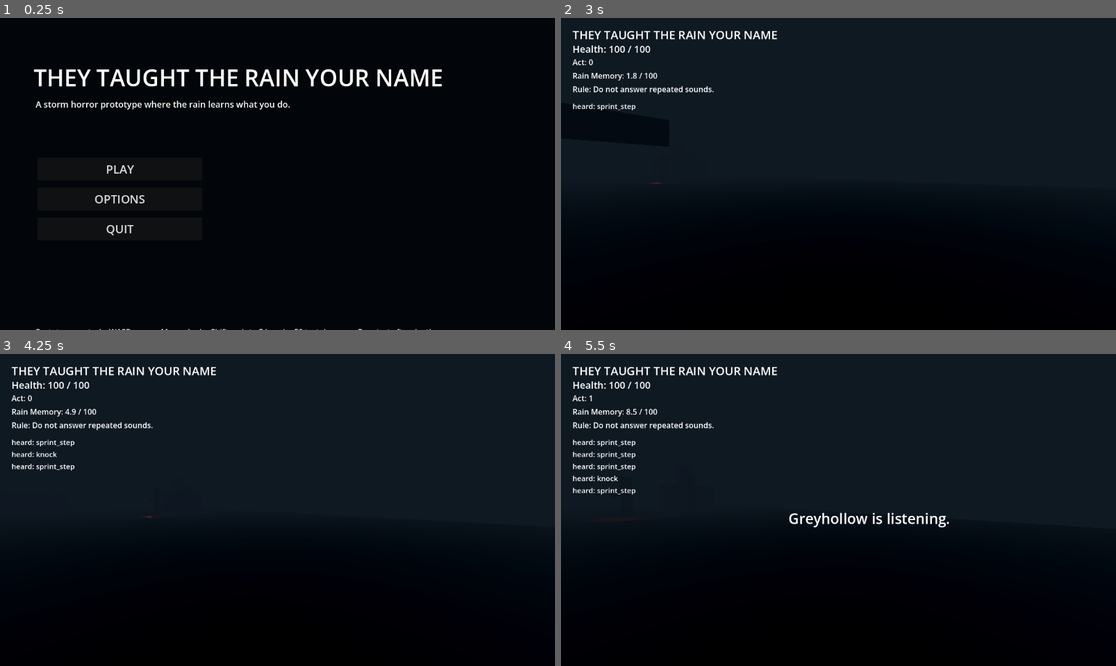
Above: before the commit, frames 1-4 (two rows, left to right).
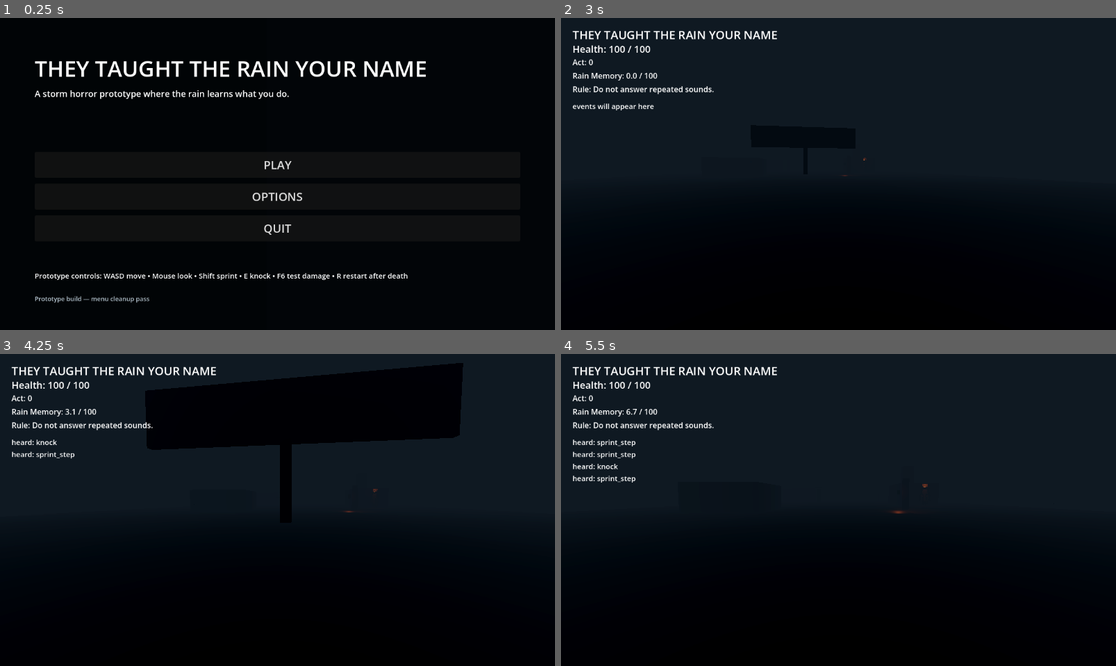
Above: after the commit, the same moments.

Repository: Aladhar/Game
Game: Godot game, scene res://scenes/main/main_menu.tscn
Two runs of this game, one before a commit and one after it. Both use one fixed random seed, a clock stepped at 60 frames per second and the inputs below.
Inputs (mouse positions are in pixels of both pictures, inside the frame that each line leads up to):
- Up to frame 1 (0.25 s): no input
- Up to frame 2 (3 s): click "OPTIONS" at 0.5 s; click "BACK" at 1.25 s; click "PLAY" at 2 s; tap Enter at 2.75 s; move the mouse to (866, 174) at 2.77 s; hold W (move_forward) from 2.78 s (still down); hold Shift (sprint) from 2.78 s (still down)
- Up to frame 3 (4.25 s): keep holding W (move_forward); move the mouse to (249, 510) at 3.52 s; release Shift (sprint) at 3.53 s; tap E (interact) at 3.6 s; tap Shift (sprint) at 3.8 s
- Up to frame 4 (5.5 s): keep holding W (move_forward); move the mouse to (849, 503) at 4.27 s; hold Shift (sprint) 4.28-5.03 s; move the mouse to (832, 516) at 5.02 s; tap Shift (sprint) at 5.1 s

The runs differ from the first frame. In frame 1, 5.3% of the frame differs, in the area x 6-80%, y 13-100%; in frame 2, 0.2%; in frame 3, 13%, in the area x 2-84%, y 2-53%; in frame 4, 0.8%.

Commit message:
Bell Saint v2 Blockout Patch

Diff:
--- a/they-taught-the-rain-your-name/scenes/enemies/bell_saint.tscn
+++ b/they-taught-the-rain-your-name/scenes/enemies/bell_saint.tscn
@@ -1,29 +1,43 @@
 [gd_scene load_steps=4 format=3]
 
-[ext_resource type="Script" path="res://scripts/enemies/ritual_enemy_placeholder.gd" id="1_script"]
+[ext_resource type="PackedScene" path="res://assets/models/enemies/bell_saint/bell_saint_v2_blockout.glb" id="1_model"]
+[ext_resource type="Script" path="res://scripts/enemies/bell_saint_controller.gd" id="2_script"]
 
+[sub_resource type="CapsuleShape3D" id="CapsuleShape3D_bell_saint"]
+radius = 0.65
+height = 3.75
 
-[sub_resource type="StandardMaterial3D" id="MatEnemy"]
-albedo_color = Color(0.03, 0.032, 0.038, 1)
-roughness = 0.92
+[node name="BellSaint" type="CharacterBody3D"]
+script = ExtResource("2_script")
+enemy_name = "Bell Saint v2"
 
-[sub_resource type="BoxMesh" id="BodyMesh"]
-size = Vector3(0.90, 4.20, 0.55)
+[node name="ModelRoot" type="Node3D" parent="."]
 
-[sub_resource type="BoxMesh" id="BellHeadMesh"]
-size = Vector3(1.4, 0.8, 0.9)
+[node name="BellSaintV2Blockout" parent="ModelRoot" instance=ExtResource("1_model")]
 
+[node name="CollisionShape3D" type="CollisionShape3D" parent="."]
+position = Vector3(0, 1.85, 0)
+shape = SubResource("CapsuleShape3D_bell_saint")
 
-[node name="BellSaint" type="Node3D"]
-script = ExtResource("1_script")
-enemy_name = "BellSaint"
+[node name="BellGlow" type="OmniLight3D" parent="."]
+position = Vector3(0, 3.15, -0.25)
+light_color = Color(1, 0.54, 0.22, 1)
+light_energy = 1.05
+omni_range = 5.5
 
-[node name="Body" type="MeshInstance3D" parent="."]
-position = Vector3(0, 2.10, 0)
-mesh = SubResource("BodyMesh")
-material_override = SubResource("MatEnemy")
+[node name="BellToneAudio" type="AudioStreamPlayer3D" parent="."]
+unit_size = 8.0
+max_distance = 48.0
 
-[node name="BellHead" type="MeshInstance3D" parent="."]
-position = Vector3(0, 4.65, 0)
-mesh = SubResource("BellHeadMesh")
-material_override = SubResource("MatEnemy")
+[node name="CopiedPrayerAudio" type="AudioStreamPlayer3D" parent="."]
+unit_size = 5.0
+max_distance = 36.0
+
+[node name="WeakPoint_BellHead" type="Marker3D" parent="."]
+position = Vector3(0, 3.25, -0.45)
+
+[node name="WeakPoint_BackBellRail" type="Marker3D" parent="."]
+position = Vector3(0, 3.25, 0.25)
+
+[node name="SoundOrigin" type="Marker3D" parent="."]
+position = Vector3(0, 3.05, -0.2)
--- a/they-taught-the-rain-your-name/scenes/main/main_menu.tscn
+++ b/they-taught-the-rain-your-name/scenes/main/main_menu.tscn
@@ -10,116 +10,153 @@
 script = ExtResource("1_menu")
 
 [node name="Background" type="ColorRect" parent="."]
-layout_mode = 0
-offset_left = 0.0
-offset_top = 0.0
-offset_right = 1280.0
-offset_bottom = 720.0
-color = Color(0.004, 0.007, 0.011, 1)
+layout_mode = 1
+anchors_preset = 15
+anchor_right = 1.0
+anchor_bottom = 1.0
+color = Color(0.002, 0.005, 0.008, 1)
 
-[node name="RainTint" type="ColorRect" parent="."]
-layout_mode = 0
-offset_left = 0.0
-offset_top = 0.0
-offset_right = 1280.0
-offset_bottom = 720.0
-color = Color(0.02, 0.05, 0.08, 0.35)
+[node name="StormTint" type="ColorRect" parent="."]
+layout_mode = 1
+anchors_preset = 15
+anchor_right = 1.0
+anchor_bottom = 1.0
+color = Color(0.015, 0.045, 0.065, 0.42)
 
-[node name="Title" type="Label" parent="."]
-layout_mode = 0
-offset_left = 70.0
-offset_top = 90.0
-offset_right = 1210.0
-offset_bottom = 170.0
-theme_override_font_sizes/font_size = 48
+[node name="VignetteLeft" type="ColorRect" parent="."]
+layout_mode = 1
+anchors_preset = -1
+anchor_right = 0.48
+anchor_bottom = 1.0
+color = Color(0, 0, 0, 0.28)
+
+[node name="ContentRoot" type="MarginContainer" parent="."]
+layout_mode = 1
+anchors_preset = 15
+anchor_right = 1.0
+anchor_bottom = 1.0
+theme_override_constants/margin_left = 72
+theme_override_constants/margin_top = 72
+theme_override_constants/margin_right = 72
+theme_override_constants/margin_bottom = 56
+
+[node name="MainLayout" type="VBoxContainer" parent="ContentRoot"]
+layout_mode = 2
+theme_override_constants/separation = 28
+
+[node name="TitleBlock" type="VBoxContainer" parent="ContentRoot/MainLayout"]
+layout_mode = 2
+theme_override_constants/separation = 8
+
+[node name="Title" type="Label" parent="ContentRoot/MainLayout/TitleBlock"]
+layout_mode = 2
+theme_override_font_sizes/font_size = 46
 text = "THEY TAUGHT THE RAIN YOUR NAME"
 
-[node name="Subtitle" type="Label" parent="."]
-layout_mode = 0
-offset_left = 74.0
-offset_top = 166.0
-offset_right = 1000.0
-offset_bottom = 210.0
+[node name="Subtitle" type="Label" parent="ContentRoot/MainLayout/TitleBlock"]
+layout_mode = 2
 theme_override_font_sizes/font_size = 18
 text = "A storm horror prototype where the rain learns what you do."
 
-[node name="ButtonStack" type="VBoxContainer" parent="."]
-layout_mode = 0
-offset_left = 78.0
-offset_top = 290.0
-offset_right = 420.0
-offset_bottom = 520.0
-theme_override_constants/separation = 14
+[node name="SpacerA" type="Control" parent="ContentRoot/MainLayout"]
+custom_minimum_size = Vector2(0, 52)
+layout_mode = 2
 
-[node name="PlayButton" type="Button" parent="ButtonStack"]
-custom_minimum_size = Vector2(300, 48)
+[node name="ButtonStack" type="VBoxContainer" parent="ContentRoot/MainLayout"]
+custom_minimum_size = Vector2(340, 0)
+layout_mode = 2
+theme_override_constants/separation = 12
+
+[node name="PlayButton" type="Button" parent="ContentRoot/MainLayout/ButtonStack"]
+custom_minimum_size = Vector2(340, 54)
 layout_mode = 2
 theme_override_font_sizes/font_size = 24
 text = "PLAY"
 
-[node name="OptionsButton" type="Button" parent="ButtonStack"]
-custom_minimum_size = Vector2(300, 48)
+[node name="OptionsButton" type="Button" parent="ContentRoot/MainLayout/ButtonStack"]
+custom_minimum_size = Vector2(340, 54)
 layout_mode = 2
 theme_override_font_sizes/font_size = 24
 text = "OPTIONS"
 
-[node name="QuitButton" type="Button" parent="ButtonStack"]
-custom_minimum_size = Vector2(300, 48)
+[node name="QuitButton" type="Button" parent="ContentRoot/MainLayout/ButtonStack"]
+custom_minimum_size = Vector2(340, 54)
 layout_mode = 2
 theme_override_font_sizes/font_size = 24
 text = "QUIT"
 
+[node name="SpacerB" type="Control" parent="ContentRoot/MainLayout"]
+size_flags_vertical = 3
+layout_mode = 2
+
+[node name="Hint" type="Label" parent="ContentRoot/MainLayout"]
+layout_mode = 2
+theme_override_font_sizes/font_size = 15
+text = "Prototype controls: WASD move • Mouse look • Shift sprint • E knock • F6 test damage • R restart after death"
+autowrap_mode = 2
+
+[node name="VersionHint" type="Label" parent="ContentRoot/MainLayout"]
+layout_mode = 2
+theme_override_font_sizes/font_size = 13
+text = "Prototype build — menu cleanup pass"
+modulate = Color(0.72, 0.78, 0.82, 1)
+
 [node name="OptionsPanel" type="PanelContainer" parent="."]
 visible = false
-layout_mode = 0
-offset_left = 500.0
-offset_top = 260.0
-offset_right = 980.0
-offset_bottom = 530.0
+layout_mode = 1
+anchors_preset = 8
+anchor_left = 0.5
+anchor_top = 0.5
+anchor_right = 0.5
+anchor_bottom = 0.5
+offset_left = -240.0
+offset_top = -160.0
+offset_right = 240.0
+offset_bottom = 160.0
 
-[node name="OptionsVBox" type="VBoxContainer" parent="OptionsPanel"]
+[node name="OptionsMargin" type="MarginContainer" parent="OptionsPanel"]
+layout_mode = 2
+theme_override_constants/margin_left = 24
+theme_override_constants/margin_top = 24
+theme_override_constants/margin_right = 24
+theme_override_constants/margin_bottom = 24
+
+[node name="OptionsVBox" type="VBoxContainer" parent="OptionsPanel/OptionsMargin"]
 layout_mode = 2
 theme_override_constants/separation = 12
 
-[node name="OptionsTitle" type="Label" parent="OptionsPanel/OptionsVBox"]
+[node name="OptionsTitle" type="Label" parent="OptionsPanel/OptionsMargin/OptionsVBox"]
 layout_mode = 2
 theme_override_font_sizes/font_size = 28
 text = "OPTIONS"
 
-[node name="MouseLabel" type="Label" parent="OptionsPanel/OptionsVBox"]
+[node name="MouseLabel" type="Label" parent="OptionsPanel/OptionsMargin/OptionsVBox"]
 layout_mode = 2
 text = "Mouse sensitivity"
 
-[node name="MouseSensitivitySlider" type="HSlider" parent="OptionsPanel/OptionsVBox"]
+[node name="MouseSensitivitySlider" type="HSlider" parent="OptionsPanel/OptionsMargin/OptionsVBox"]
 layout_mode = 2
 min_value = 0.001
 max_value = 0.006
 step = 0.0001
 value = 0.0024
 
-[node name="FullscreenCheck" type="CheckBox" parent="OptionsPanel/OptionsVBox"]
+[node name="FullscreenCheck" type="CheckBox" parent="OptionsPanel/OptionsMargin/OptionsVBox"]
 layout_mode = 2
 text = "Fullscreen"
 
-[node name="VolumeLabel" type="Label" parent="OptionsPanel/OptionsVBox"]
+[node name="VolumeLabel" type="Label" parent="OptionsPanel/OptionsMargin/OptionsVBox"]
 layout_mode = 2
 text = "Master volume"
 
-[node name="VolumeSlider" type="HSlider" parent="OptionsPanel/OptionsVBox"]
+[node name="VolumeSlider" type="HSlider" parent="OptionsPanel/OptionsMargin/OptionsVBox"]
 layout_mode = 2
 min_value = 0.0
 max_value = 1.0
 step = 0.05
 value = 1.0
 
-[node name="BackButton" type="Button" parent="OptionsPanel/OptionsVBox"]
+[node name="BackButton" type="Button" parent="OptionsPanel/OptionsMargin/OptionsVBox"]
+custom_minimum_size = Vector2(0, 42)
 layout_mode = 2
 text = "BACK"
-
-[node name="Hint" type="Label" parent="."]
-layout_mode = 0
-offset_left = 74.0
-offset_top = 640.0
-offset_right = 1150.0
-offset_bottom = 690.0
-text = "Prototype controls: WASD move • Mouse look • Shift sprint • E knock • F6 test damage • R restart after death"
--- /dev/null
+++ b/they-taught-the-rain-your-name/scripts/enemies/bell_saint_controller.gd
@@ -0,0 +1,52 @@
+extends CharacterBody3D
+
+@export var enemy_name: String = "Bell Saint"
+@export var face_player: bool = true
+@export var slow_turn_speed: float = 0.9
+@export var idle_sway_amount: float = 0.025
+@export var pulse_speed: float = 0.85
+
+@onready var model_root: Node3D = $ModelRoot
+@onready var bell_glow: OmniLight3D = $BellGlow
+
+var _time: float = 0.0
+
+func _ready() -> void:
+	add_to_group("enemy")
+	add_to_group("bell_saint")
+
+func _process(delta: float) -> void:
+	_time += delta
+	_idle_motion()
+	_face_player_slowly(delta)
+	_light_pulse()
+
+func _idle_motion() -> void:
+	if model_root == null:
+		return
+
+	model_root.rotation_degrees.z = sin(_time * pulse_speed) * idle_sway_amount * 20.0
+	model_root.position.y = sin(_time * pulse_speed * 0.6) * idle_sway_amount
+
+func _face_player_slowly(delta: float) -> void:
+	if not face_player:
+		return
+
+	var player := get_tree().get_first_node_in_group("player") as Node3D
+	if player == null:
+		return
+
+	var to_player := player.global_position - global_position
+	to_player.y = 0.0
+
+	if to_player.length() < 0.25:
+		return
+
+	var target_yaw := atan2(-to_player.x, -to_player.z)
+	rotation.y = lerp_angle(rotation.y, target_yaw, slow_turn_speed * delta)
+
+func _light_pulse() -> void:
+	if bell_glow == null:
+		return
+
+	bell_glow.light_energy = 0.9 + sin(_time * 2.8) * 0.16 + sin(_time * 8.1) * 0.04
--- a/they-taught-the-rain-your-name/scripts/ui/main_menu.gd
+++ b/they-taught-the-rain-your-name/scripts/ui/main_menu.gd
@@ -1,13 +1,14 @@
 extends Control
 
-@onready var play_button: Button = $ButtonStack/PlayButton
-@onready var options_button: Button = $ButtonStack/OptionsButton
-@onready var quit_button: Button = $ButtonStack/QuitButton
+@onready var play_button: Button = $ContentRoot/MainLayout/ButtonStack/PlayButton
+@onready var options_button: Button = $ContentRoot/MainLayout/ButtonStack/OptionsButton
+@onready var quit_button: Button = $ContentRoot/MainLayout/ButtonStack/QuitButton
+
 @onready var options_panel: PanelContainer = $OptionsPanel
-@onready var back_button: Button = $OptionsPanel/OptionsVBox/BackButton
-@onready var fullscreen_check: CheckBox = $OptionsPanel/OptionsVBox/FullscreenCheck
-@onready var volume_slider: HSlider = $OptionsPanel/OptionsVBox/VolumeSlider
-@onready var mouse_slider: HSlider = $OptionsPanel/OptionsVBox/MouseSensitivitySlider
+@onready var back_button: Button = $OptionsPanel/OptionsMargin/OptionsVBox/BackButton
+@onready var fullscreen_check: CheckBox = $OptionsPanel/OptionsMargin/OptionsVBox/FullscreenCheck
+@onready var volume_slider: HSlider = $OptionsPanel/OptionsMargin/OptionsVBox/VolumeSlider
+@onready var mouse_slider: HSlider = $OptionsPanel/OptionsMargin/OptionsVBox/MouseSensitivitySlider
 
 const GAME_SCENE: String = "res://scenes/main/rain_name_prototype.tscn"
 
@@ -23,7 +24,10 @@
 	mouse_slider.value_changed.connect(_on_mouse_sensitivity_changed)
 
 func _on_play_pressed() -> void:
-	get_tree().change_scene_to_file(GAME_SCENE)
+	print("PLAY PRESSED")
+	var err: Error = get_tree().change_scene_to_file(GAME_SCENE)
+	if err != OK:
+		push_error("Failed to load gameplay scene: " + GAME_SCENE + " error=" + str(err))
 
 func _on_options_pressed() -> void:
 	options_panel.visible = true
@@ -41,10 +45,9 @@
 		DisplayServer.window_set_mode(DisplayServer.WINDOW_MODE_WINDOWED)
 
 func _on_volume_changed(value: float) -> void:
-	var bus_index := AudioServer.get_bus_index("Master")
+	var bus_index: int = AudioServer.get_bus_index("Master")
 	if bus_index >= 0:
 		AudioServer.set_bus_volume_db(bus_index, linear_to_db(max(value, 0.001)))
 
 func _on_mouse_sensitivity_changed(value: float) -> void:
-	# Simple global setting for later. Current player uses its exported default unless you wire this in.
 	ProjectSettings.set_setting("application/run/rain_mouse_sensitivity", value)
Binary file added: they-taught-the-rain-your-name/assets/models/enemies/bell_saint/bell_saint_v2_blockout.glb
Not shown, added: they-taught-the-rain-your-name/scripts/ui/death_screen.gd.uid
Not shown, added: they-taught-the-rain-your-name/scripts/ui/main_menu.gd.uid
